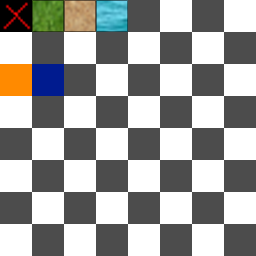
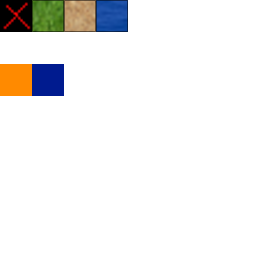
Before/after of a 256 x 256 layered artwork. What changed in the layer stack:
painted on "base" over [96, 0, 128, 32]
hid "レイヤー 1" over [0, 0, 256, 256]
